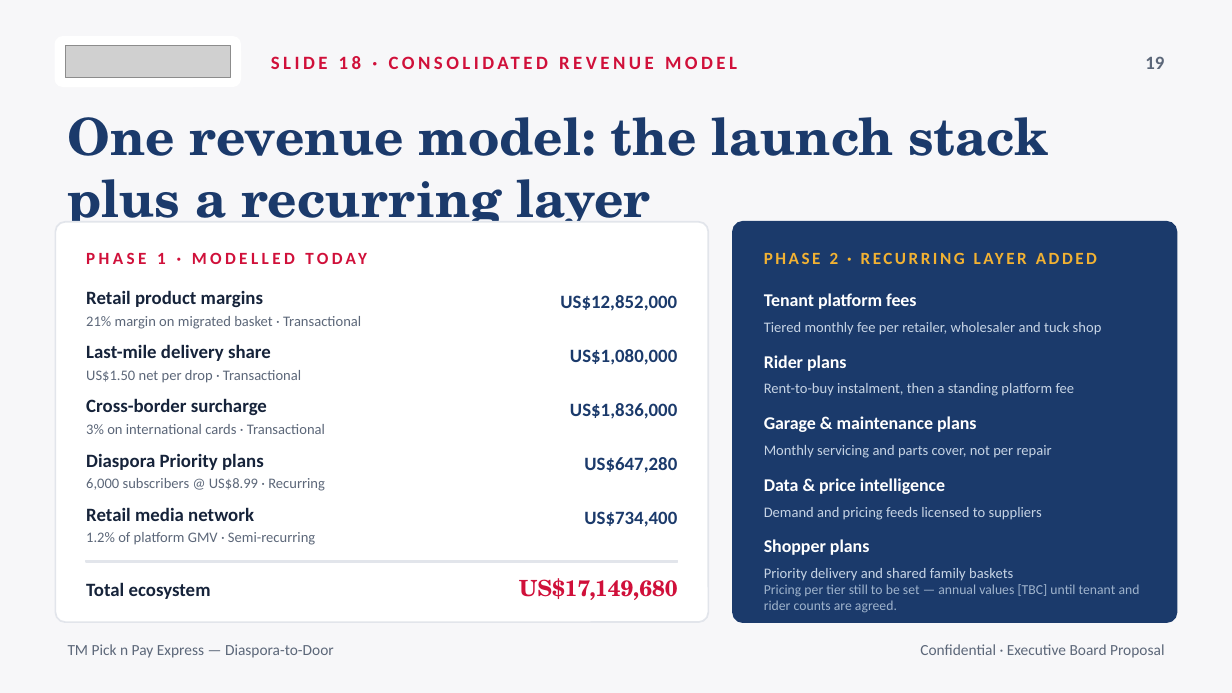
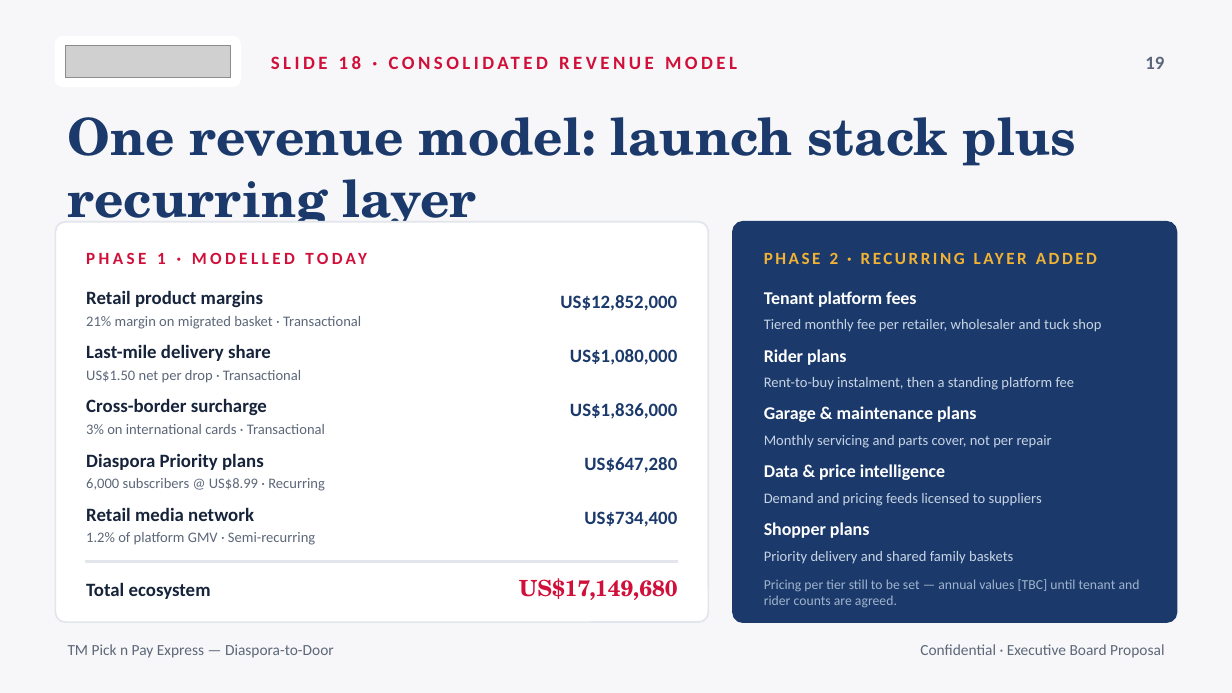
Before and after one commit to gugunyathi/retail-bridge, a slide deck: slide 18 of public/TM-Pick-n-Pay-Express.pptx. Drawn at 1232x693 pixels with LibreOffice and Linux fonts; fonts in the diff are those of the drawing; grey boxes stand for pictures. Boxes give left, top, right and bottom in pixels: in the first picture for what was removed or moved away, otherwise in the second. Text is boxed around its words. In the diff, an @@ line names an element or a change of style, - is before the commit and + after.

```diff
--- a/public/TM-Pick-n-Pay-Express.pptx
+++ b/public/TM-Pick-n-Pay-Express.pptx
@@ text at <box>68,117,1076,221</box>: text changed @@
-One revenue model: the launch stack plus a recurring layer
+One revenue model: launch stack plus recurring layer
@@ 3 texts: place and size @@
-3 texts at <box>764,355,1140,613</box>
+3 texts at <box>764,349,1140,608</box>
@@ text "Garage & maintenance plans": place and size @@
-text "Garage & maintenance plans" at <box>764,416,977,432</box>
+text "Garage & maintenance plans" at <box>764,406,977,422</box>
@@ text "Monthly servicing and parts cover, ...": place and size @@
-text "Monthly servicing and parts cover, ..." at <box>764,445,1052,458</box>
+text "Monthly servicing and parts cover, ..." at <box>764,435,1052,448</box>
@@ 4 texts: place and size @@
-4 texts at <box>764,478,1042,581</box>
+4 texts at <box>764,464,1042,564</box>
```
Also in this commit, not shown: 4 other files.
